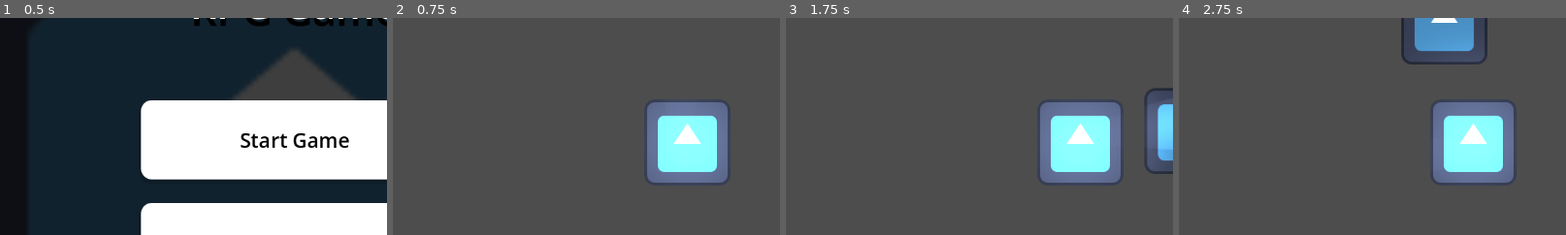
Above: before the commit, frames 1-4 (left to right).
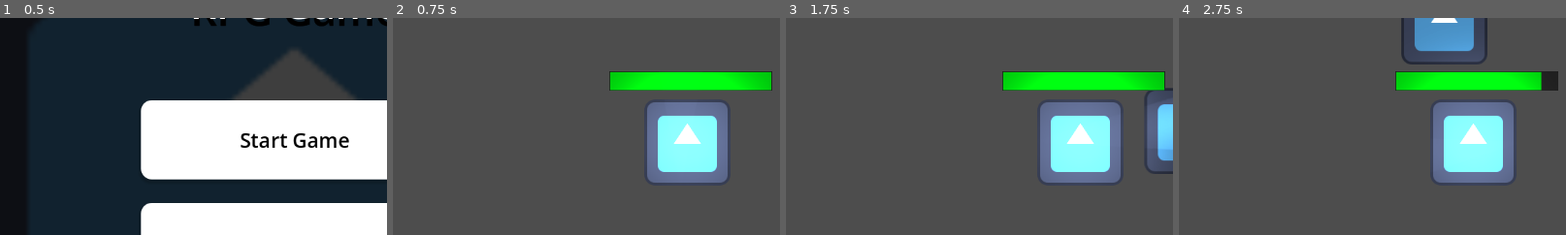
Above: after the commit, the same moments.

Repository: TDMXFFTF/RPG-GAME123
Game: Godot game, scene res://main_menu.tscn
The game is run twice, just before and just after one commit, with the same random seed, the same clock (stepped at 60 frames per second) and the same inputs. The engine's default icon, where the game draws it, is replaced by a stand-in: a white triangle on a blue panel in a dark square.
Inputs (mouse positions are % of the whole screen's width and height, from its top left):
- Up to frame 1 (0.5 s): no input
- Up to frame 2 (0.75 s): click "Start Game" at 0.5 s
- Up to frame 3 (1.75 s): tap Enter at 1.25 s; move the mouse to (72, 45) at 1.27 s; hold D (right) from 1.28 s (still down)
- Up to frame 4 (2.75 s): move the mouse to (30, 55) at 2.02 s; release D (right) at 2.03 s; hold S (down) from 2.03 s (still down)
The pictures show only the part of the screen within x 12-62%, y 21-71%; the shares and areas given below are measured in that part.

Frame 1 is identical in both runs. In frame 2, 3.8% of the frame differs, in the area x 55-98%, y 24-34%; in frame 3, 3.8%; in frame 4, 3.8%.
Error before the commit: Invalid assignment of property or key 'max_value' with value of type 'int' on a base object of type 'null instance'. (res://player.gd:11)

Commit message:
Updated Flashlight

Diff:
--- a/new-game-project/player.tscn
+++ b/new-game-project/player.tscn
@@ -1,7 +1,8 @@
-[gd_scene load_steps=7 format=3 uid="uid://bjjy23482ltfb"]
+[gd_scene load_steps=8 format=3 uid="uid://yjhoyjnry8qm"]
 
 [ext_resource type="Script" path="res://player.gd" id="1_yqf8w"]
 [ext_resource type="Texture2D" uid="uid://c6bafqnvnprnp" path="res://icon.svg" id="2_5llva"]
+[ext_resource type="PackedScene" uid="uid://bh1artwwjkggp" path="res://health_bar.tscn" id="3_352dy"]
 [ext_resource type="Script" path="res://node_2d.gd" id="3_dbr1r"]
 [ext_resource type="Texture2D" uid="uid://cmbu23hrg3pce" path="res://Tlight.png" id="3_qbhfv"]
 [ext_resource type="Texture2D" uid="uid://wqlh7tq13qi5" path="res://light (1).png" id="5_58ulv"]
@@ -21,6 +22,13 @@
 
 [node name="Camera2D" type="Camera2D" parent="."]
 
+[node name="HealthBar" parent="." instance=ExtResource("3_352dy")]
+unique_name_in_owner = true
+offset_left = -115.0
+offset_top = -105.0
+offset_right = 125.0
+offset_bottom = -78.0
+
 [node name="Node2D" type="Node2D" parent="."]
 script = ExtResource("3_dbr1r")
 
Not shown: 1 places in new-game-project/health_bar.tscn that only renumber resources
Not shown: 1 places in new-game-project/main_menu.tscn that only renumber resources
